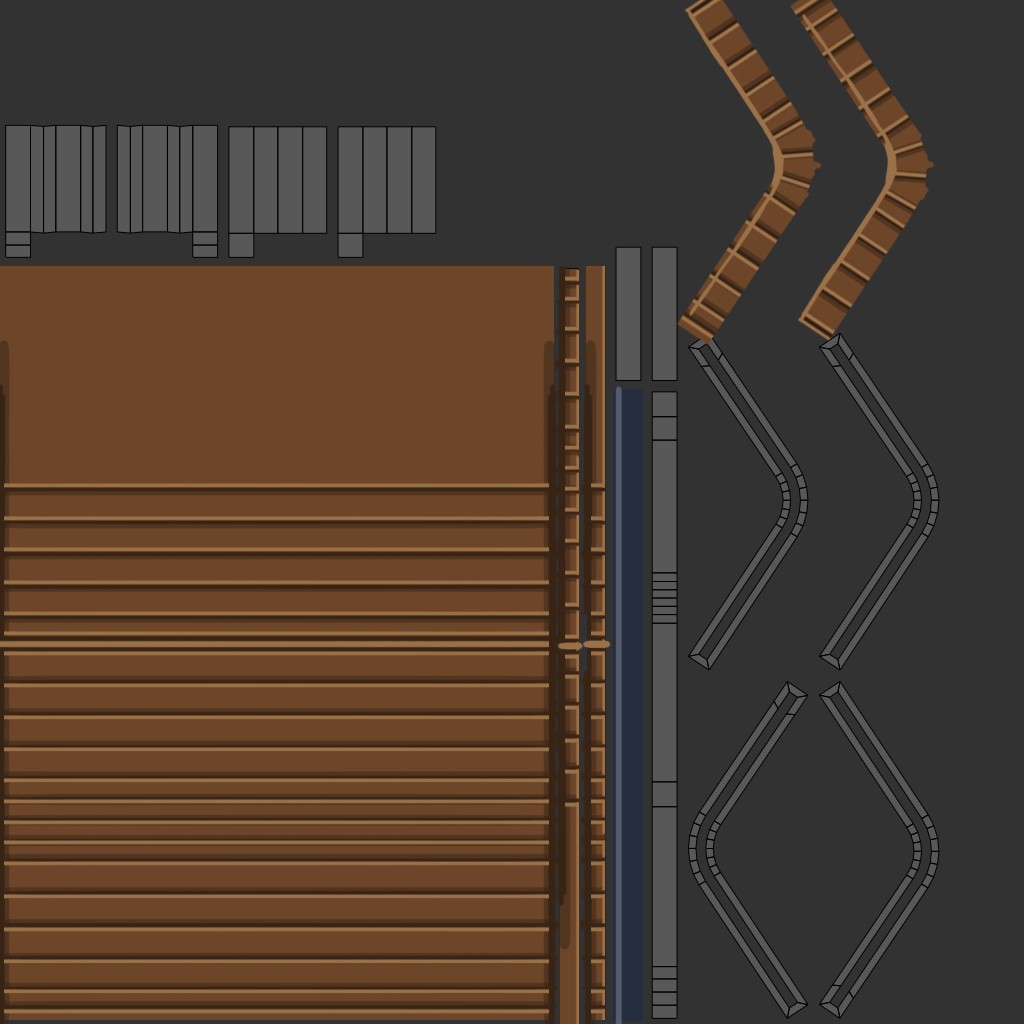
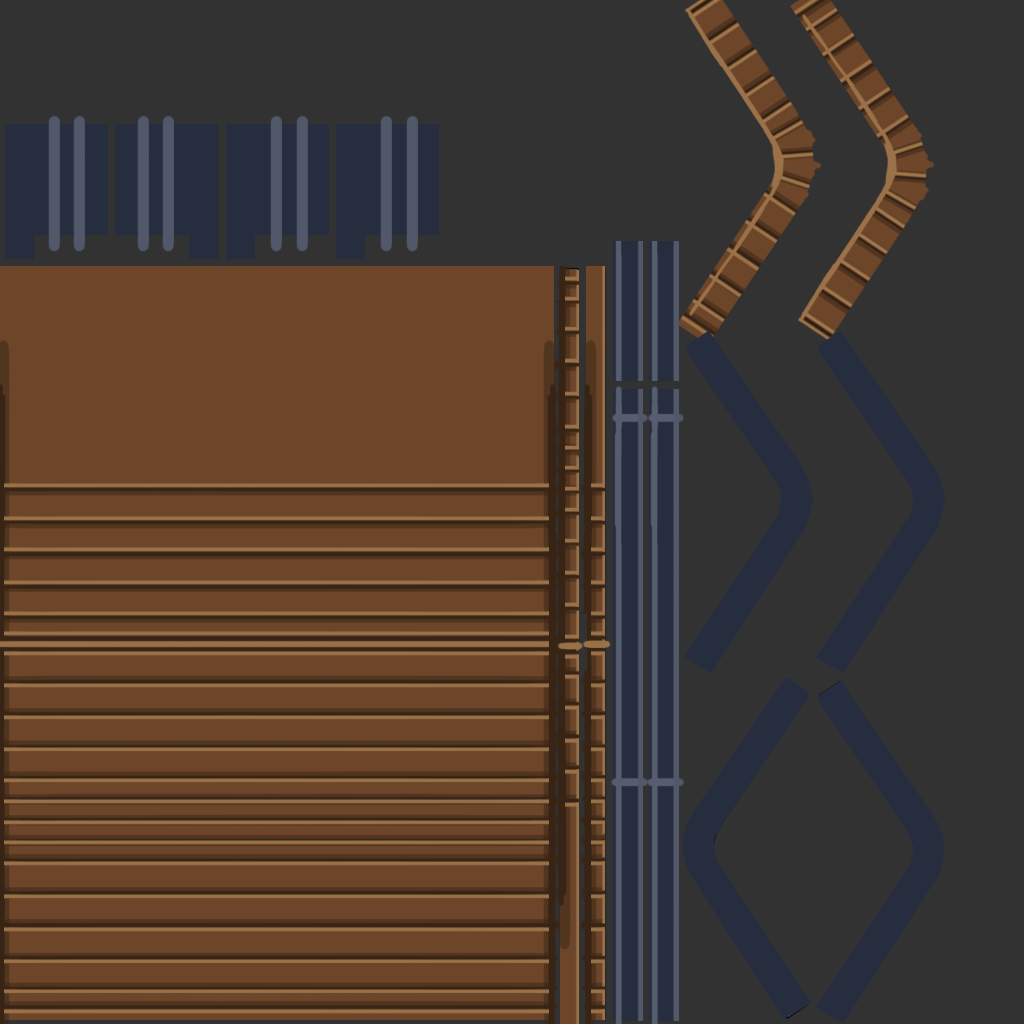
Revision of a layered 1024 x 1024 image; what changed, layer by layer:
added layer "Layer 9 copy 4" (1st of 2) above "Layer 9 copy 4" over [816, 681, 945, 1023]
added layer "Layer 9 copy 4" (2nd of 2) above "Layer 9 copy 3" over [681, 677, 811, 1019]
added layer "Layer 9 copy 3" above "Layer 9" over [816, 331, 945, 673]
painted on "Layer 9" over [615, 330, 813, 1024]
added layer "Layer 10 copy 7" above "Layer 9 copy" over [48, 115, 419, 253]
added layer "Layer 9 copy" above "Layer 8" over [5, 124, 439, 259]
painted on "Layer 8" over [611, 241, 685, 1024]
